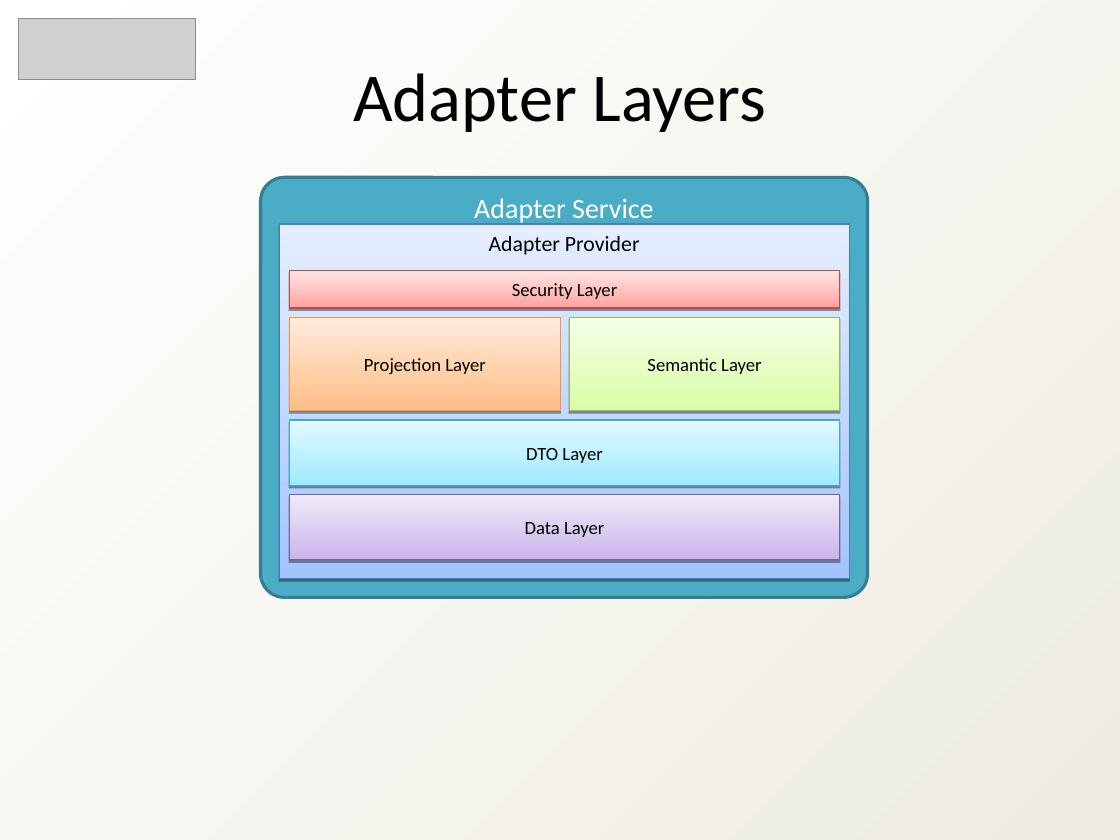
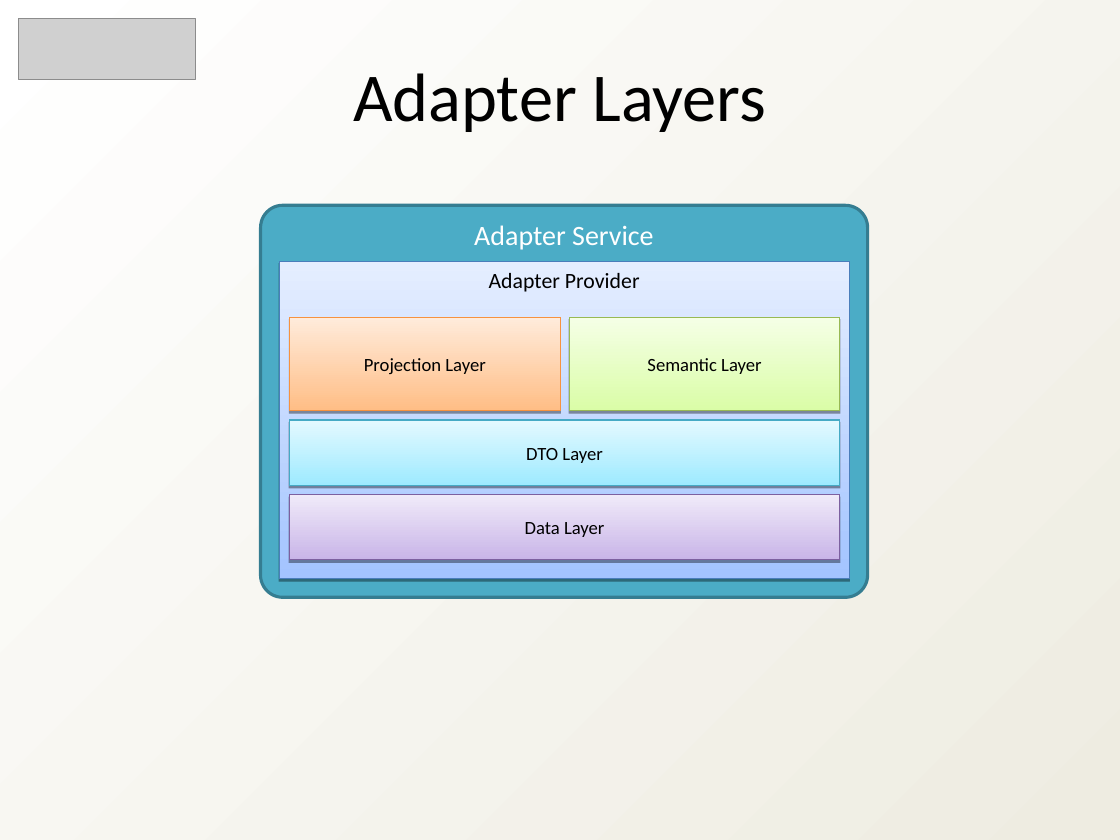
Before and after one commit to heyena/iring-tools, a slide deck: slide 12 of trunk/Documentation/iRINGTools_SDK_Overview_v1_3_0.ppt. Drawn at 1120x840 pixels with LibreOffice and Linux fonts; fonts in the diff are those of the drawing; grey boxes stand for pictures. Boxes give left, top, right and bottom in pixels: in the first picture for what was removed or moved away, otherwise in the second. Text is boxed around its words. In the diff, an @@ line names an element or a change of style, - is before the commit and + after.

```diff
--- a/trunk/Documentation/iRINGTools_SDK_Overview_v1_3_0.ppt
+++ b/trunk/Documentation/iRINGTools_SDK_Overview_v1_3_0.ppt
@@ rounded rectangle "Adapter Service": place and size @@
-rounded rectangle "Adapter Service" at [261, 177, 868, 597]
+rounded rectangle "Adapter Service" at [261, 205, 868, 597]
@@ rectangle "Adapter Provider": place and size @@
-rectangle "Adapter Provider" at [279, 224, 849, 579]
+rectangle "Adapter Provider" at [279, 261, 849, 578]
@@ rectangle removed at [289, 271, 840, 308] @@
-Security Layer
```
Also in this commit, not shown: 19 other files.
